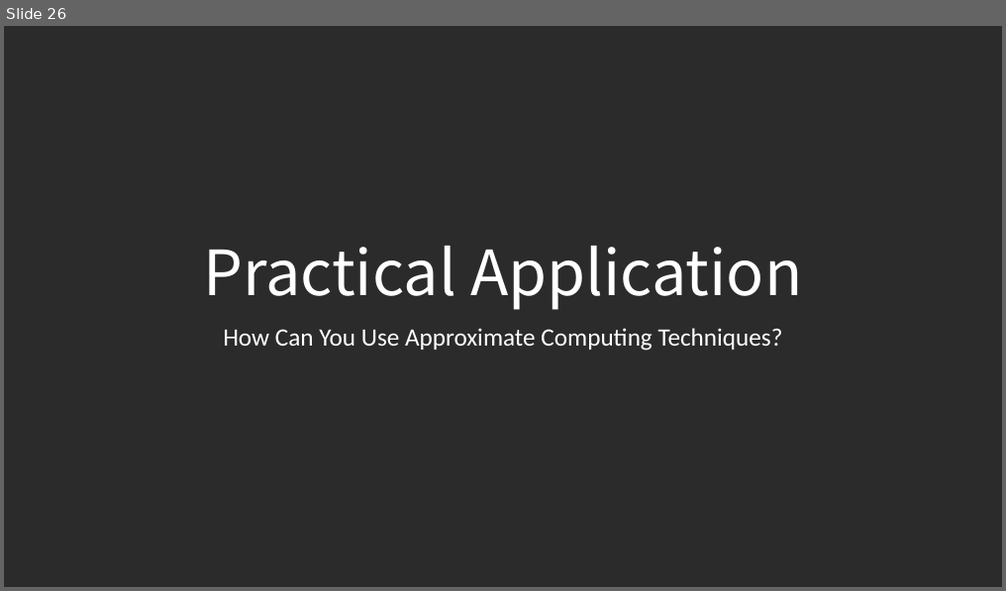
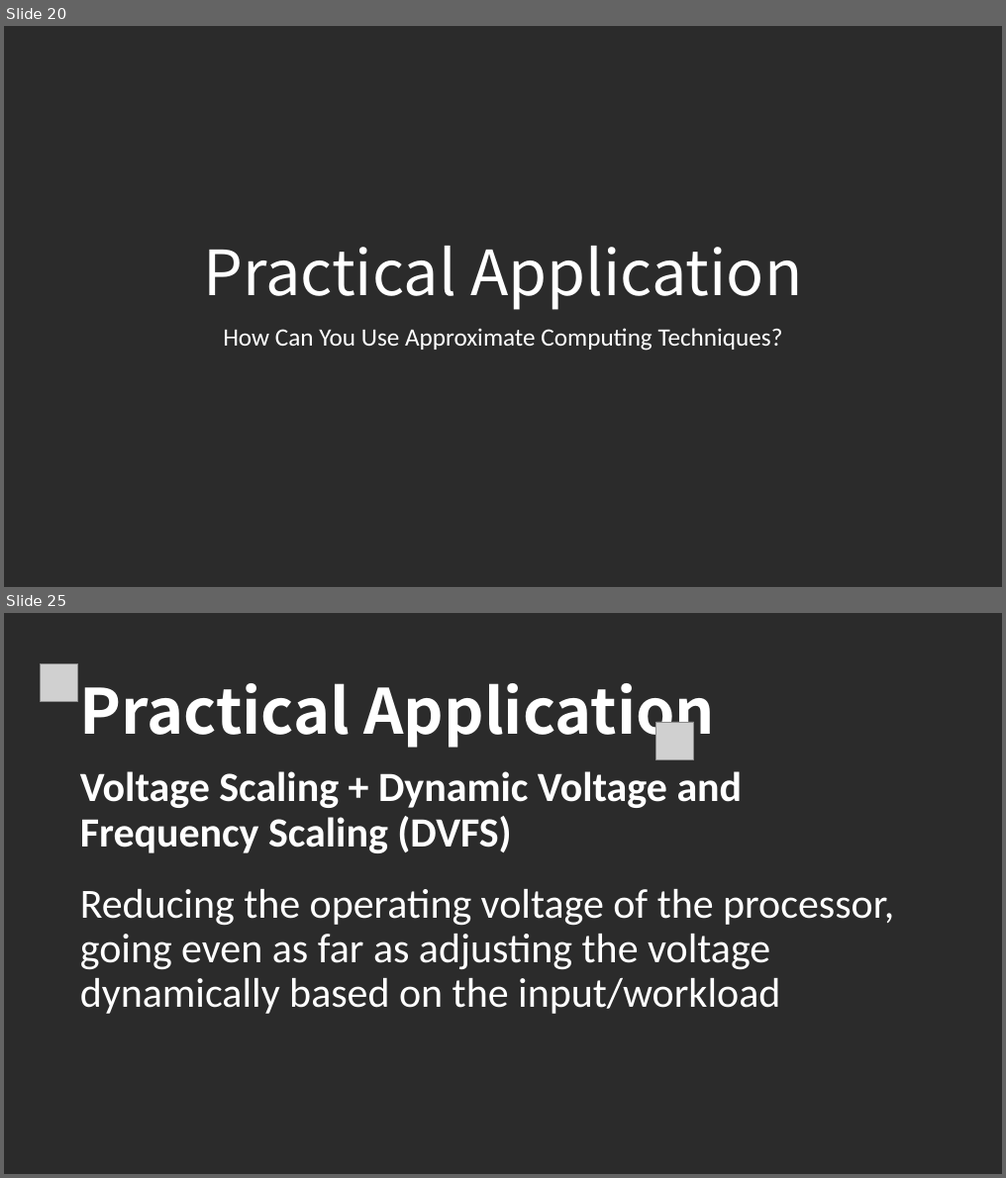
Before and after one commit to LoloMarty/2024-, a slide deck: CS4630/Approximate Computing.pptx. Shown one above the other, each under a label of ours: slide 26 before the commit, slides 20 and 25 after it; the slides between them are not shown. The pictures are 1006x591 and 1006x1178 pixels, drawn with LibreOffice and Linux fonts; fonts in the diff are those of the drawing; grey boxes stand for pictures; background and template pictures are left out; a plain dark background stands for a picture behind light text. Boxes give left, top, right and bottom in pixels: in the first picture for what was removed or moved away, otherwise in the second. Text is boxed around its words. In the diff, an @@ line names an element or a change of style, - is before the commit and + after.

```diff
--- a/CS4630/Approximate Computing.pptx
+++ b/CS4630/Approximate Computing.pptx
@@ slide 25 added at [4, 613, 1002, 1174], background picture (left out) @@
@@ picture added at [40, 663, 78, 702] @@
@@ text added at [80, 683, 716, 749], 60 pt, text #FFFFFF, bold @@
+Practical Application
@@ picture added at [656, 722, 694, 760] @@
@@ text added at [80, 771, 743, 854], 40 pt, text #FFFFFF, bold @@
+Voltage Scaling + Dynamic Voltage and Frequency Scaling (DVFS)
@@ text added at [80, 889, 894, 1014], 40 pt, text #FFFFFF @@
+Reducing the operating voltage of the processor, going even as far as adjusting the voltage dynamically based on the input/workload
@@ what was slide 26 is now slide 20 @@
```
Also in this commit, not shown: 19 other slides added, 6 slides removed, 1 other file.
